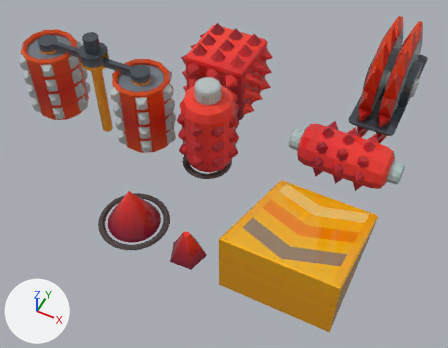
What one commit did to the FBX model Assets/_GameData/_HZ/_3dAssets/_Models/Obstacles.fbx.
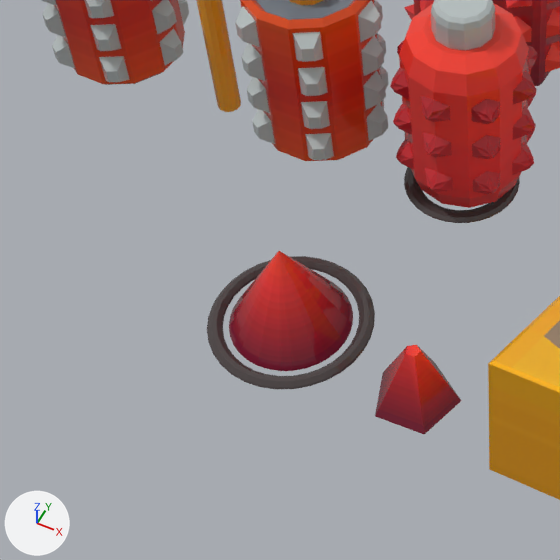
Old and new are each drawn whole from a 50 mm lens placed at (-1169.93, -667.73, -412.18), pointed at (-1172.85, -661.88, -419.5) and again close up on the part from 2% to 56% of the width and 24% to 93% of the height. Every picture has the same lights, and +X, +Y and +Z are marked at lower left. Where no turn or scale is listed for an object, it has been applied to the vertices.

The older version as bpy lines, for what is in view:
```python
me_mesh_005 = bpy.data.meshes.new('Mesh.005')
me_mesh_005.from_pydata(...)  # 225 vertices, 179 faces; spans x -0.5..0.5, y -0.5..0.5, z 0.0..0.647
me_mesh_005.materials.append(mat_material__28)  # picture img_main_gradient_png
me_mesh_006 = bpy.data.meshes.new('Mesh.006')
me_mesh_006.from_pydata(...)  # 780 vertices, 1140 faces; spans x -0.46..0.46, y -0.46..0.46, z 0.0..1.51
me_mesh_006.materials.append(mat_material__28)  # picture img_main_gradient_png
me_mesh_009 = bpy.data.meshes.new('Mesh.009')
me_mesh_009.from_pydata(...)  # 866 vertices, 1296 faces; spans x -0.658..0.658, y -0.658..0.658, z -0.158..1.158
me_mesh_009.materials.append(mat_material__28)  # picture img_main_gradient_png
ob_cube_obstacle = bpy.data.objects.new('Cube Obstacle', me_mesh_009)
ob_cube_obstacle.location = (-1173.435, -660.612, -419.09)
ob_newspikel = bpy.data.objects.new('NewSpikeL', me_mesh_005)
ob_newspikel.location = (-1173.417, -663.552, -419.09)
ob_spike_roller_h = bpy.data.objects.new('Spike Roller H', me_mesh_006)
ob_spike_roller_h.location = (-1172.999, -662.068, -419.09)
# also in view: 'Spike Roller Quad' at (-1174.85, -662.11, -418.27); 'Ramp' at (-1171.14, -662.94, -418.59); 'ObstacleOne' at (-1172.49, -663.67, -418.89)
```
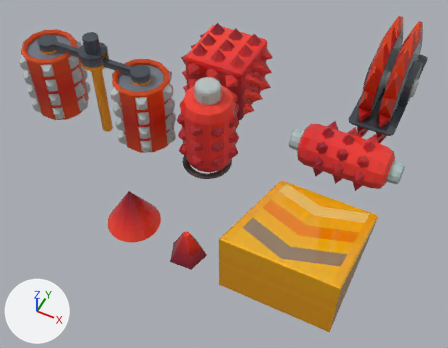
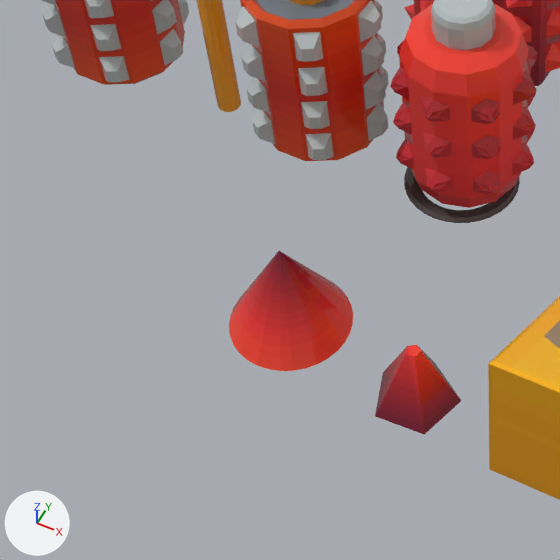
The newer file is also turned or shifted as a whole; pictures and numbers use the older file's frame.

Pixel boxes (x1, y1, x2, y2) of what changed, in the close-ups (560 x 560 px):
'NewSpikeL', reshaped (26% narrower, 13% shorter)
    before: (207, 251, 375, 389)
    after: (229, 251, 353, 371)
part 1 of me_mesh_005, deleted
    before: (207, 256, 375, 389)
part 2 of me_mesh_005, surface changed
    both: (229, 251, 353, 371)

What the commit changed:
me_mesh_005 is used by ob_newspikel; location (-1173.417, -663.552, -419.09).
me_mesh_005 had 225 vertices, 179 faces and spanned x -0.5..0.5, y -0.5..0.5, z 0.0..0.647.
me_mesh_005 now has 33 vertices, 19 faces and spans x -0.37..0.37, y -0.37..0.37, z 0.0..0.647.
me_mesh_005 part 1: the loose piece of 192 vertices spanning x -0.5..0.5, y -0.5..0.5, z 0.0..0.035 is deleted.
me_mesh_005 part 2: 19 kept faces spanning x -0.37..0.37, y -0.37..0.37, z 0.0..0.647 get new texture (UV) coordinates.
